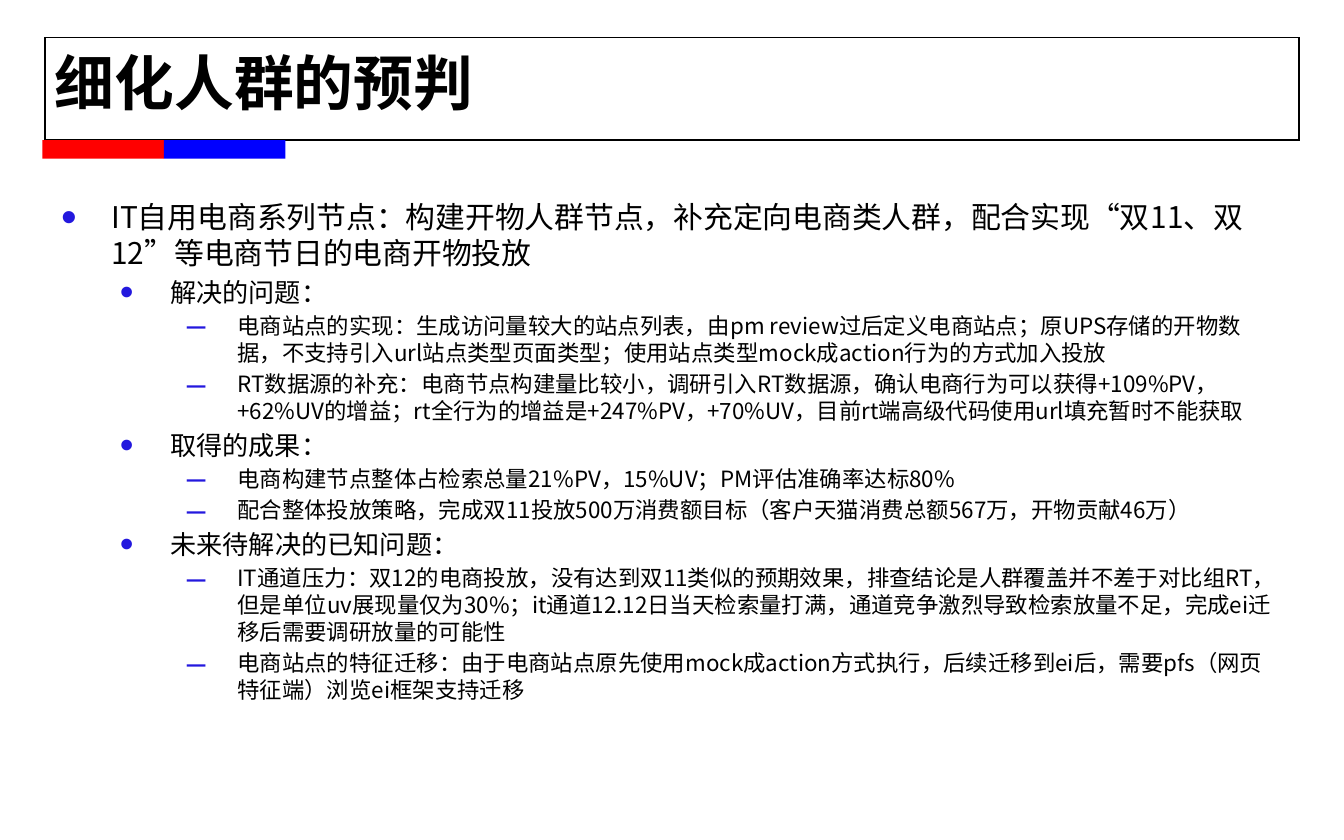
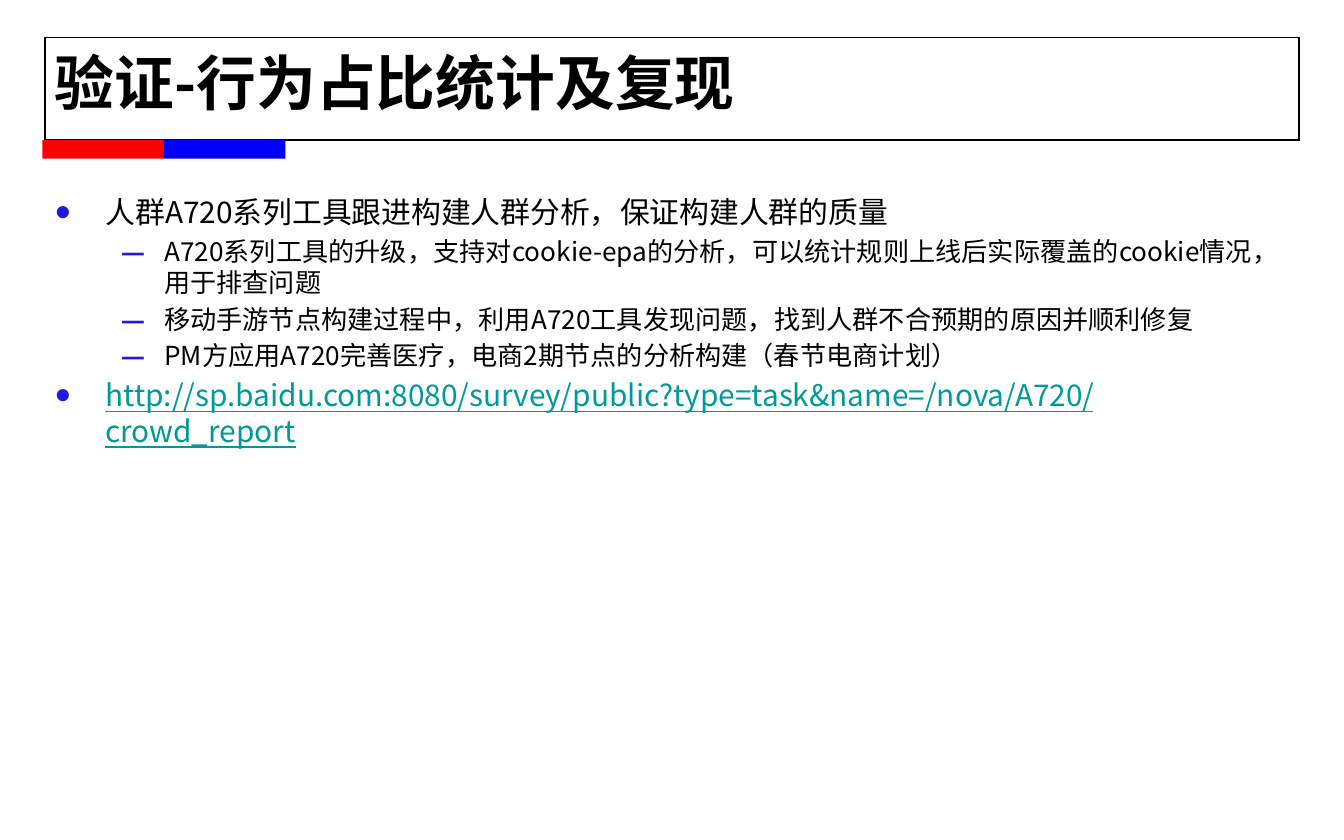
Before and after one commit to alexxyjiang/baidu-tech-report, a slide deck: slide 9 of For T5/蒋学渊_2015年春工作述职.pptx (slide 6 before the commit). Drawn at 1344x840 pixels with LibreOffice and Linux fonts; fonts in the diff are those of the drawing; background and template pictures are left out. Boxes give left, top, right and bottom in pixels: in the first picture for what was removed or moved away, otherwise in the second. Text is boxed around its words. In the diff, an @@ line names an element or a change of style, - is before the commit and + after.

```diff
--- a/For T5/蒋学渊_2015年春工作述职.pptx
+++ b/For T5/蒋学渊_2015年春工作述职.pptx
@@ text at [55, 53, 735, 111]: text changed @@
-细化人群的预判
+验证-行为占比统计及复现
@@ text at [105, 198, 1278, 449]: text changed; size 12 to 14 pt @@
-• IT自用电商系列节点：构建开物人群节点，补充定向电商类人群，配合实现“双11、双12”等电商节日的电商开物投放
-    • 解决的问题：
-      – 电商站点的实现：生成访问量较大的站点列表，由pm review过后定义电商站点；原UPS存储的开物数据，不支持引入url站点类型页面类型；使用站点类型mock成action行为的方式加入投放
-      – RT数据源的补充：电商节点构建量比较小，调研引入RT数据源，确认电商行为可以获得+109%PV，+62%UV的增益；rt全行为的增益是+247%PV，+70%UV，目前rt端高级代码使用url填充暂时不能获取
-    • 取得的成果：
-      – 电商构建节点整体占检索总量21%PV，15%UV；PM评估准确率达标80%
-      – 配合整体投放策略，完成双11投放500万消费额目标（客户天猫消费总额567万，开物贡献46万）
-    • 未来待解决的已知问题：
-      – IT通道压力：双12的电商投放，没有达到双11类似的预期效果，排查结论是人群覆盖并不差于对比组RT，但是单位uv展现量仅为30%；it通道12.12日当天检索量打满，通道竞争激烈导致检索放量不足，完成ei迁移后需要调研放量的可能性
-      – 电商站点的特征迁移：由于电商站点原先使用mock成action方式执行，后续迁移到ei后，需要pfs（网页特征端）浏览ei框架支持迁移
+• 人群A720系列工具跟进构建人群分析，保证构建人群的质量
+  – A720系列工具的升级，支持对cookie-epa的分析，可以统计规则上线后实际覆盖的cookie情况，用于排查问题
+  – 移动手游节点构建过程中，利用A720工具发现问题，找到人群不合预期的原因并顺利修复
+  – PM方应用A720完善医疗，电商2期节点的分析构建（春节电商计划）
+• http://sp.baidu.com:8080/survey/public?type=task&name=/nova/A720/crowd_report
```
Also in this commit, not shown: 8 other slides changed, 2 slides added, 4 slides removed, 11 other files.
